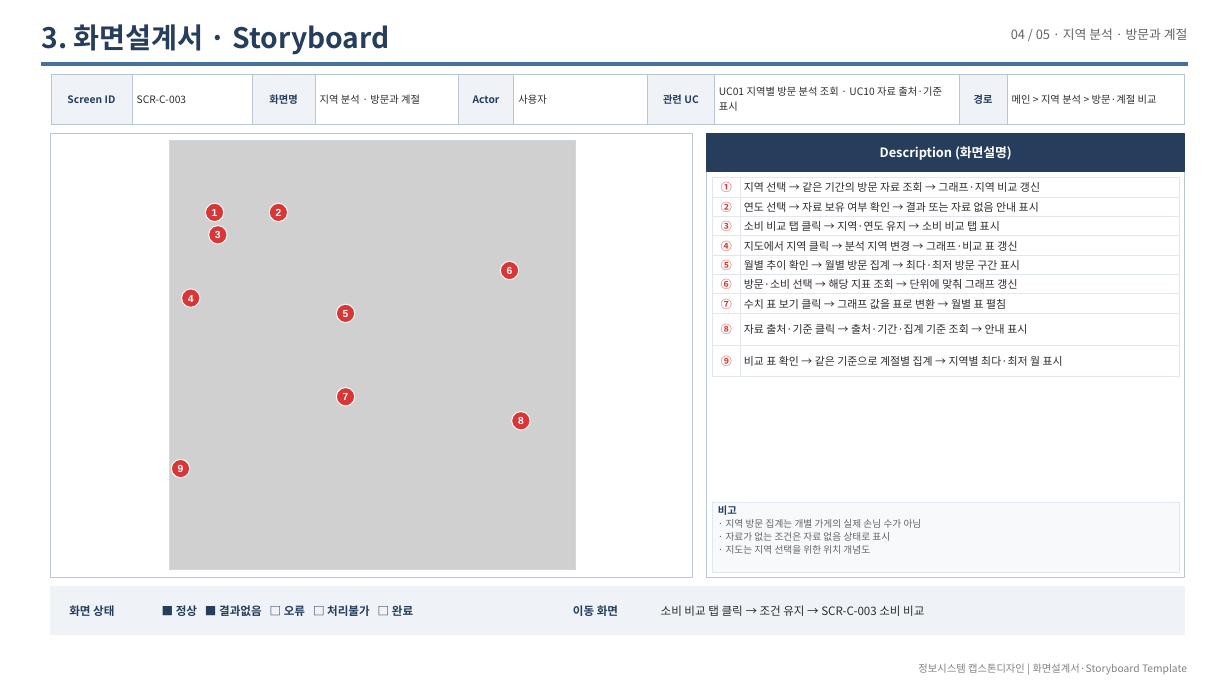
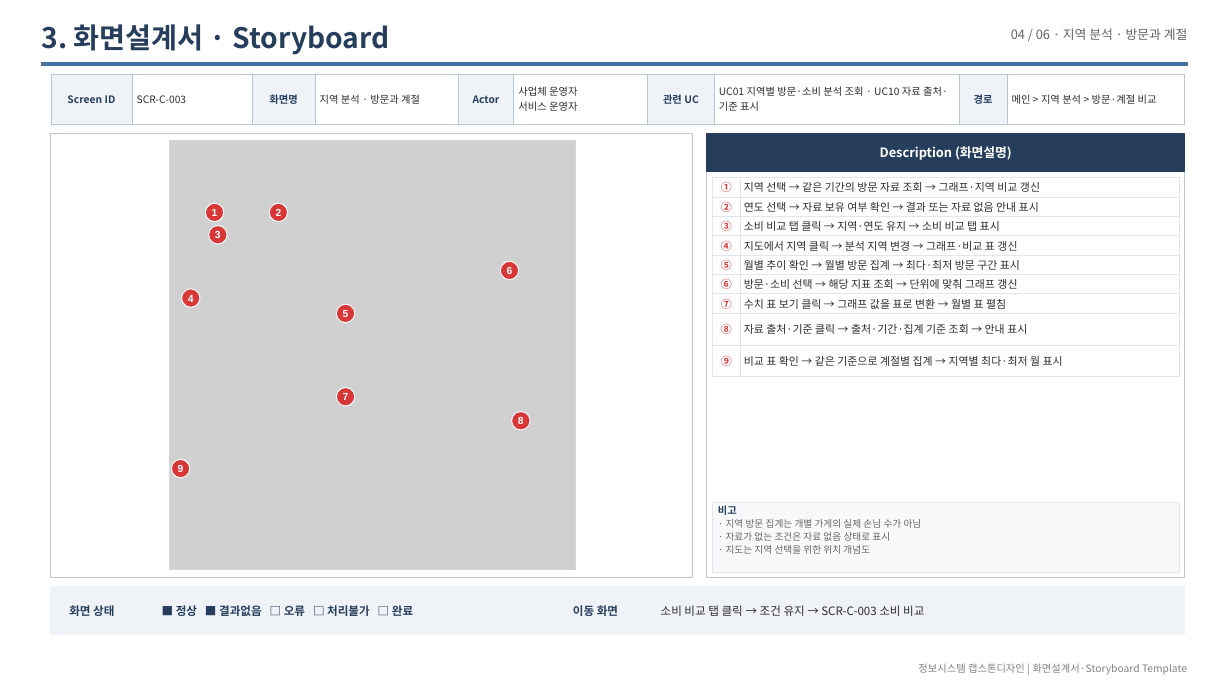
Before and after one commit to LSB-afk/-Information-Systems-Capstone-Design, a slide deck: slide 15 of 00_제출/Red 화면설계서_20260927.pptx (slide 14 before the commit). Drawn at 1232x693 pixels with LibreOffice and Linux fonts; fonts in the diff are those of the drawing; grey boxes stand for pictures. Boxes give left, top, right and bottom in pixels: in the first picture for what was removed or moved away, otherwise in the second. Text is boxed around its words. In the diff, an @@ line names an element or a change of style, - is before the commit and + after.

```diff
--- a/00_제출/Red 화면설계서_20260927.pptx
+++ b/00_제출/Red 화면설계서_20260927.pptx
@@ text at [1011, 28, 1188, 40]: text changed @@
-04 / 05 · 지역 분석 · 방문과 계절
+04 / 06 · 지역 분석 · 방문과 계절
@@ table at [51, 74, 1185, 166] @@
-row 1, column 6: 사용자
+row 1, column 6: 사업체 운영자 / 서비스 운영자
-row 1, column 8: UC01 지역별 방문 분석 조회 · UC10 자료 출처·기준 표시
+row 1, column 8: UC01 지역별 방문·소비 분석 조회 · UC10 자료 출처·기준 표시
```
Also in this commit, not shown: 28 other slides changed, 2 slides added, 7 other files.
